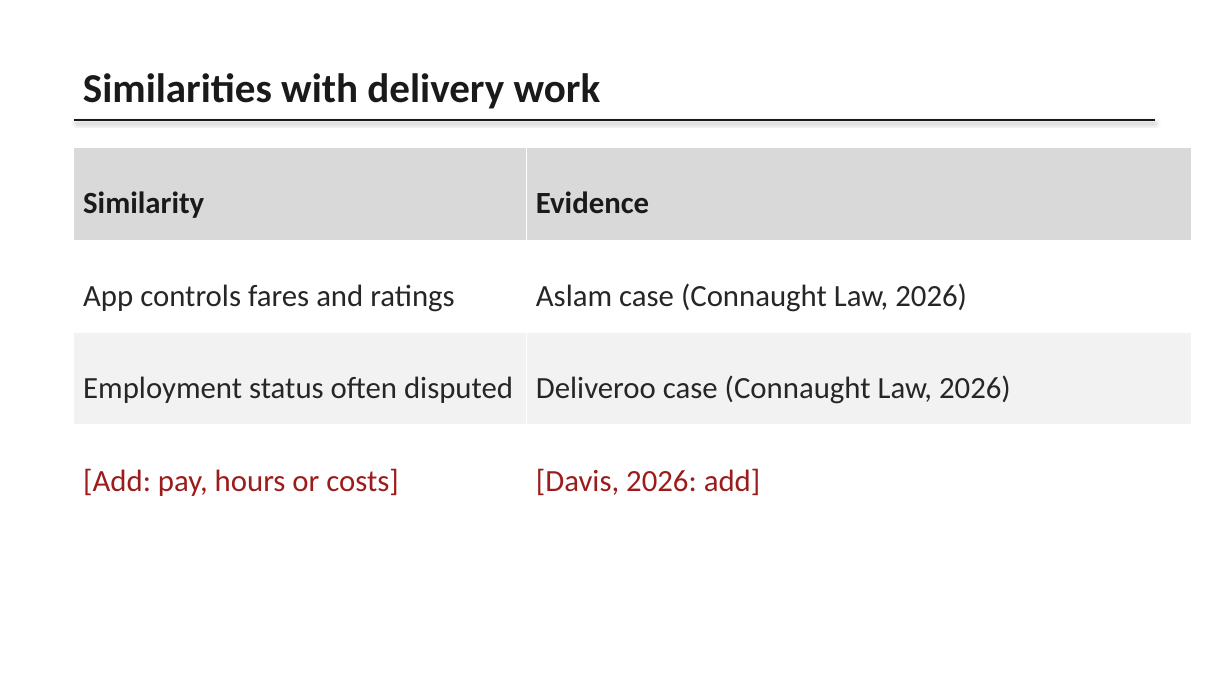
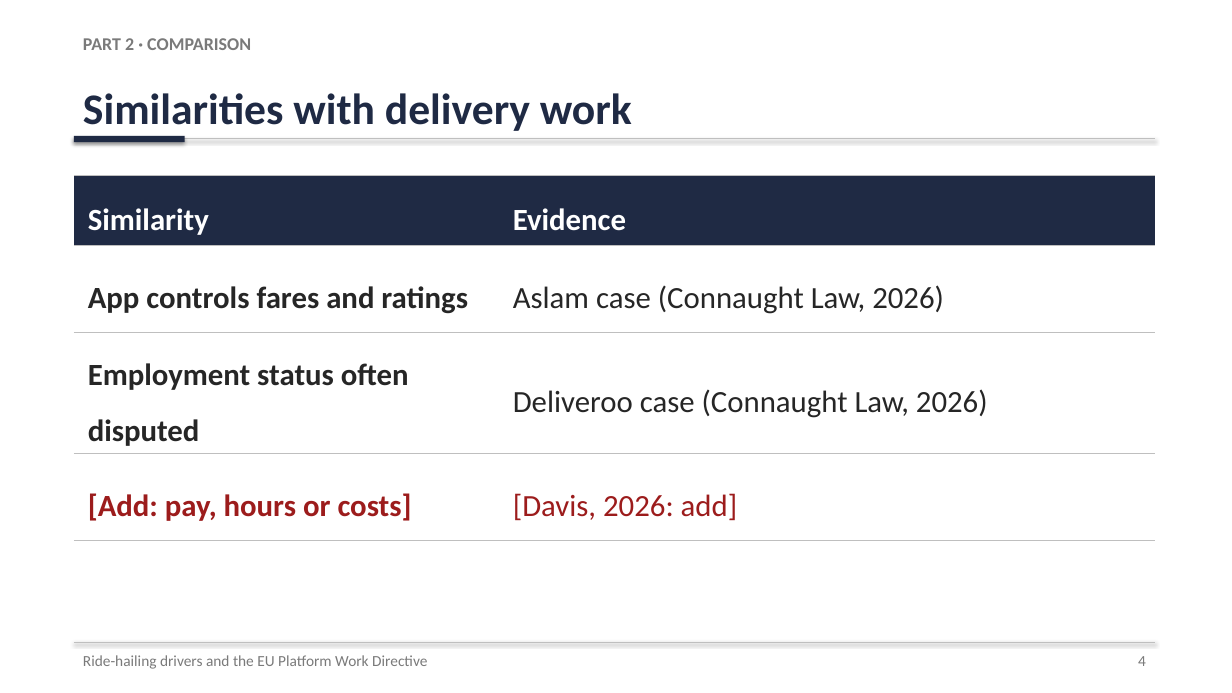
Before and after one commit to karanrg22-svg/skill, a slide deck: slide 4 of Ride-Hailing_Presentation.pptx. Drawn at 1232x693 pixels with LibreOffice and Linux fonts; fonts in the diff are those of the drawing. Boxes give left, top, right and bottom in pixels: in the first picture for what was removed or moved away, otherwise in the second. Text is boxed around its words. In the diff, an @@ line names an element or a change of style, - is before the commit and + after.

```diff
--- a/Ride-Hailing_Presentation.pptx
+++ b/Ride-Hailing_Presentation.pptx
@@ text "Similarities with delivery work" moved from (x1=83, y1=73, x2=601, y2=109) to (x1=83, y1=93, x2=632, y2=131) @@
@@ text "Similarities with delivery work" at (x1=83, y1=93, x2=632, y2=131): size 32 to 34 pt, text colour #1A1A1A to #1F2A44 @@
@@ text added at (x1=83, y1=38, x2=251, y2=50), 14 pt, text #7A7A7A, bold @@
+PART 2 · COMPARISON
@@ line moved from (74, 120) - (1155, 120) to (74, 139) - (1155, 139) @@
@@ line (74, 139) - (1155, 139): stroke #1A1A1A 1.5 pt to #BFBFBF 0.75 pt @@
@@ rectangle added at (x1=74, y1=136, x2=185, y2=142), fill #1F2A44 @@
@@ table at (x1=74, y1=176, x2=1155, y2=525) @@
@@ fill #D9D9D9 to #1F2A44 in row 1 @@
@@ fill #F2F2F2 to #FFFFFF in row 3 @@
@@ text colour #1A1A1A to #FFFFFF in "Similarity", "Evidence" @@
@@ bold on in "App controls fares and ratings", "Employment status often disputed", "[Add: pay, hours or costs]" @@
@@ borders changed @@
@@ table resized from (x1=74, y1=148, x2=1192, y2=518) to (x1=74, y1=176, x2=1155, y2=525) @@
@@ line added from (74, 642) to (1155, 642), #BFBFBF 0.75 pt @@
@@ text added at (x1=83, y1=655, x2=427, y2=669), 12 pt, text #7A7A7A @@
+Ride-hailing drivers and the EU Platform Work Directive
@@ text added at (x1=1138, y1=656, x2=1146, y2=666), 12 pt, text #7A7A7A @@
+4
```
Also in this commit, not shown: 8 other slides changed, 1 slide added.
